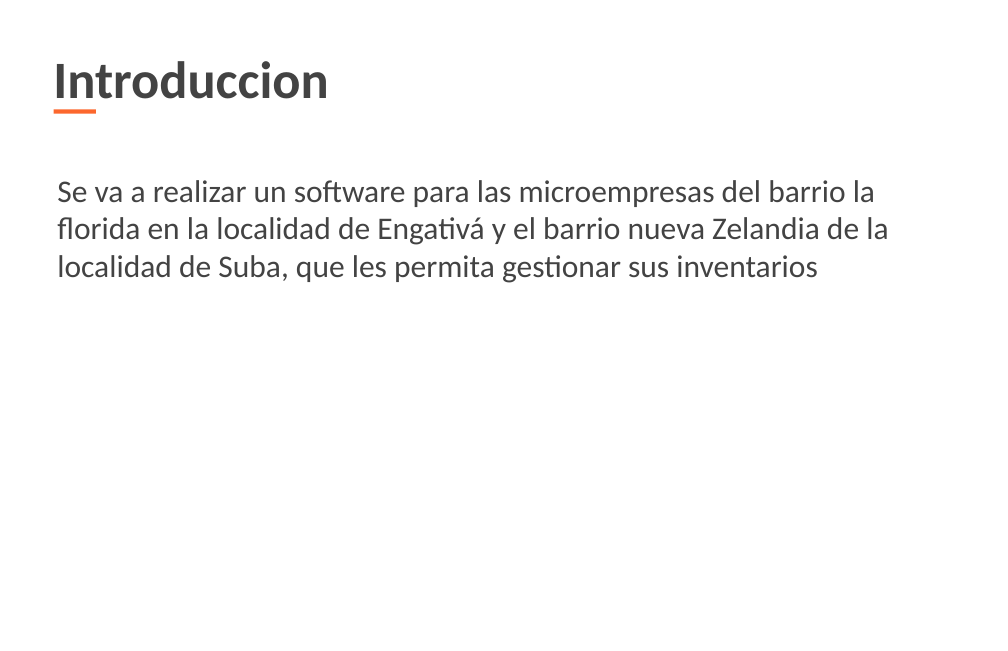
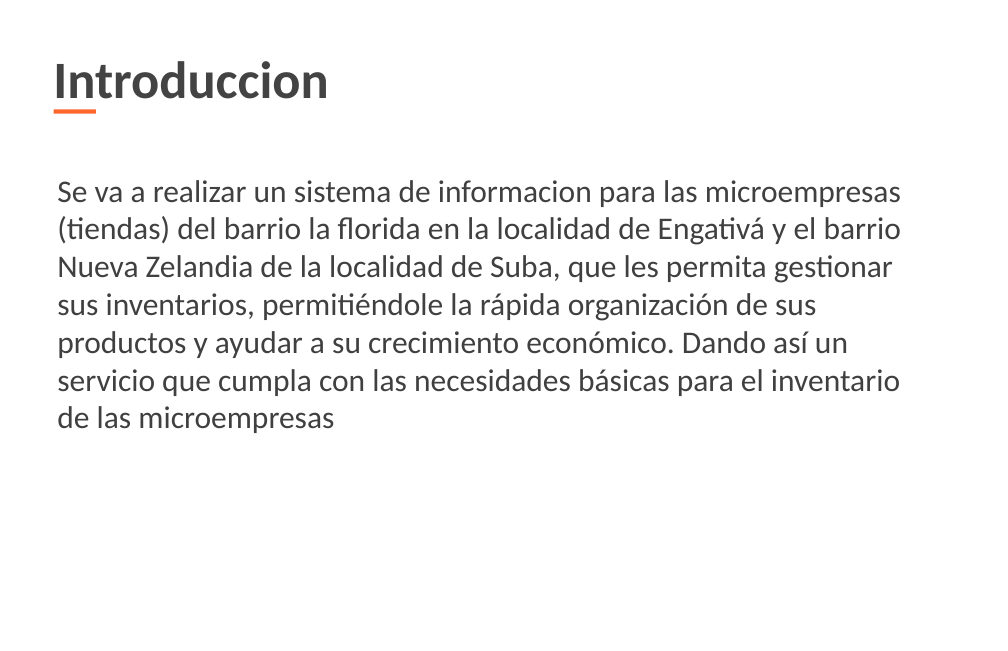
Before and after one commit to juanpa2723/INVENTARIO, a slide deck: slide 4 of Documentacion/Proyecto Inventario (General)/Proyecto Inventario.pptx. Drawn at 1008x651 pixels with LibreOffice and Linux fonts; fonts in the diff are those of the drawing; background and template pictures are left out. Boxes give left, top, right and bottom in pixels: in the first picture for what was removed or moved away, otherwise in the second. Text is boxed around its words. In the diff, an @@ line names an element or a change of style, - is before the commit and + after.

```diff
--- a/Documentacion/Proyecto Inventario (General)/Proyecto Inventario.pptx
+++ b/Documentacion/Proyecto Inventario (General)/Proyecto Inventario.pptx
@@ text at (57, 180, 901, 433): text changed; text colour #434343 to #404040 @@
-Se va a realizar un software para las microempresas del barrio la florida en la localidad de Engativá y el barrio nueva Zelandia de la localidad de Suba, que les permita gestionar sus inventarios
+Se va a realizar un sistema de informacion para las microempresas (tiendas) del barrio la florida en la localidad de Engativá y el barrio Nueva Zelandia de la localidad de Suba, que les permita gestionar sus inventarios, permitiéndole la rápida organización de sus productos y ayudar a su crecimiento económico. Dando así un servicio que cumpla con las necesidades básicas para el inventario de las microempresas
```
Also in this commit, not shown: 6 other slides changed.
